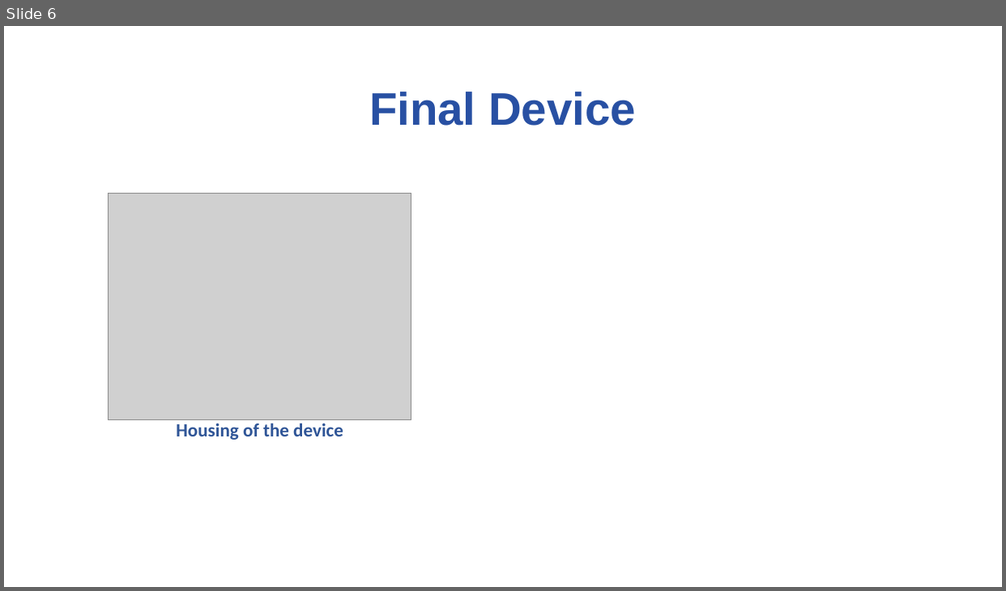
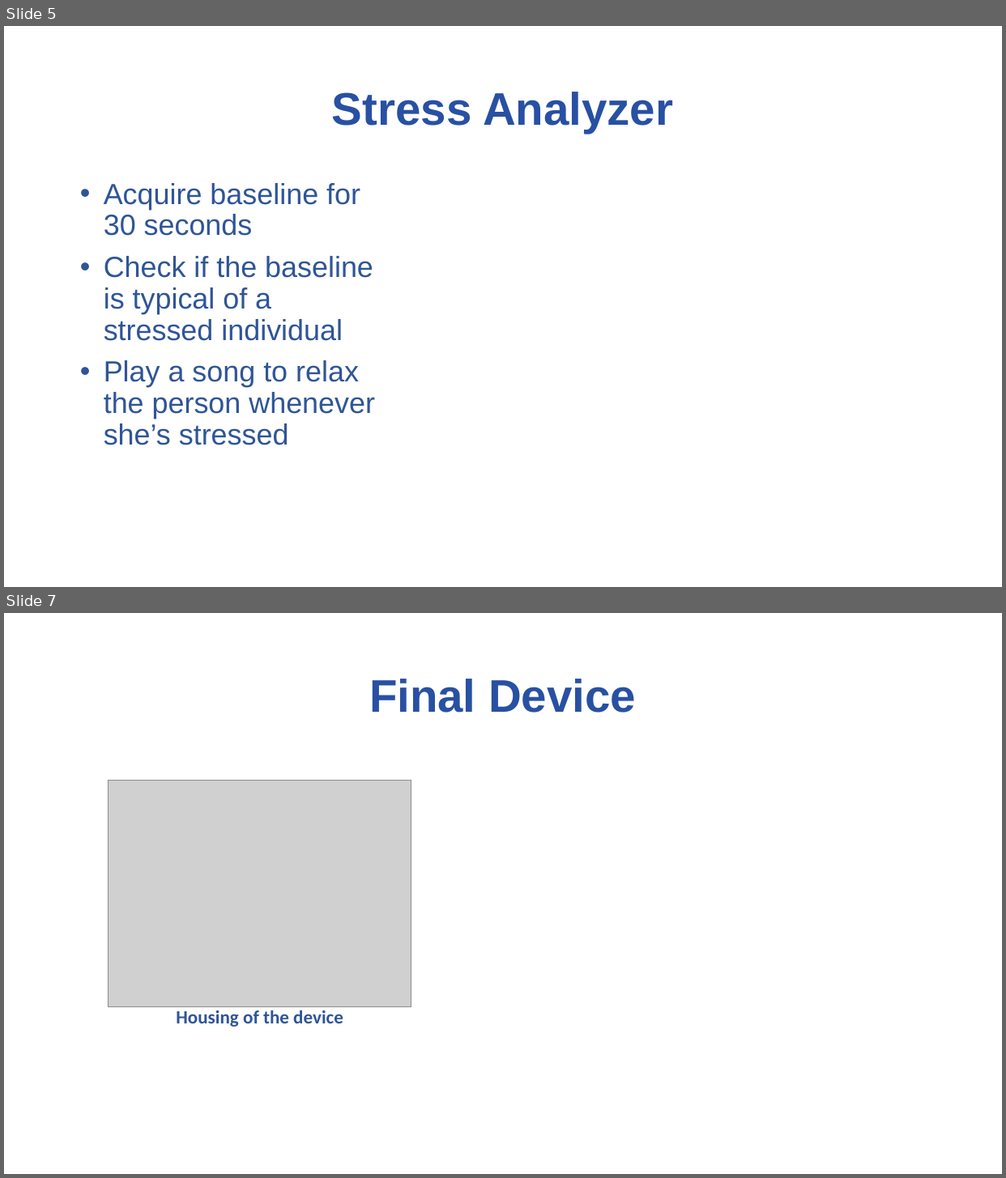
Before and after one commit to ramirez915/BioE-CS-494, a slide deck: Lab 2 ppt.pptx. Shown one above the other, each under a label of ours: slide 6 before the commit, slides 5 and 7 after it; the slides between them are not shown. The pictures are 1006x591 and 1006x1178 pixels, drawn with LibreOffice and Linux fonts; fonts in the diff are those of the drawing; grey boxes stand for pictures; background and template pictures are left out. Boxes give left, top, right and bottom in pixels: in the first picture for what was removed or moved away, otherwise in the second. Text is boxed around its words. In the diff, an @@ line names an element or a change of style, - is before the commit and + after.

```diff
--- a/Lab 2 ppt.pptx
+++ b/Lab 2 ppt.pptx
@@ slide 5 added at <box>4,26,1002,587</box>, background #FFFFFF @@
@@ title added at <box>332,92,673,133</box>, 44 pt, text #2850A3, bold @@
+Stress Analyzer
@@ text added at <box>104,183,375,446</box>, 28 pt, text #2F5597 @@
+• Acquire baseline for 30 seconds
+• Check if the baseline is typical of a stressed individual
+• Play a song to relax the person whenever she’s stressed
@@ what was slide 6 is now slide 7 @@
```
Also in this commit, not shown: 3 slides changed, 1 other slide added, 2 slides removed.
